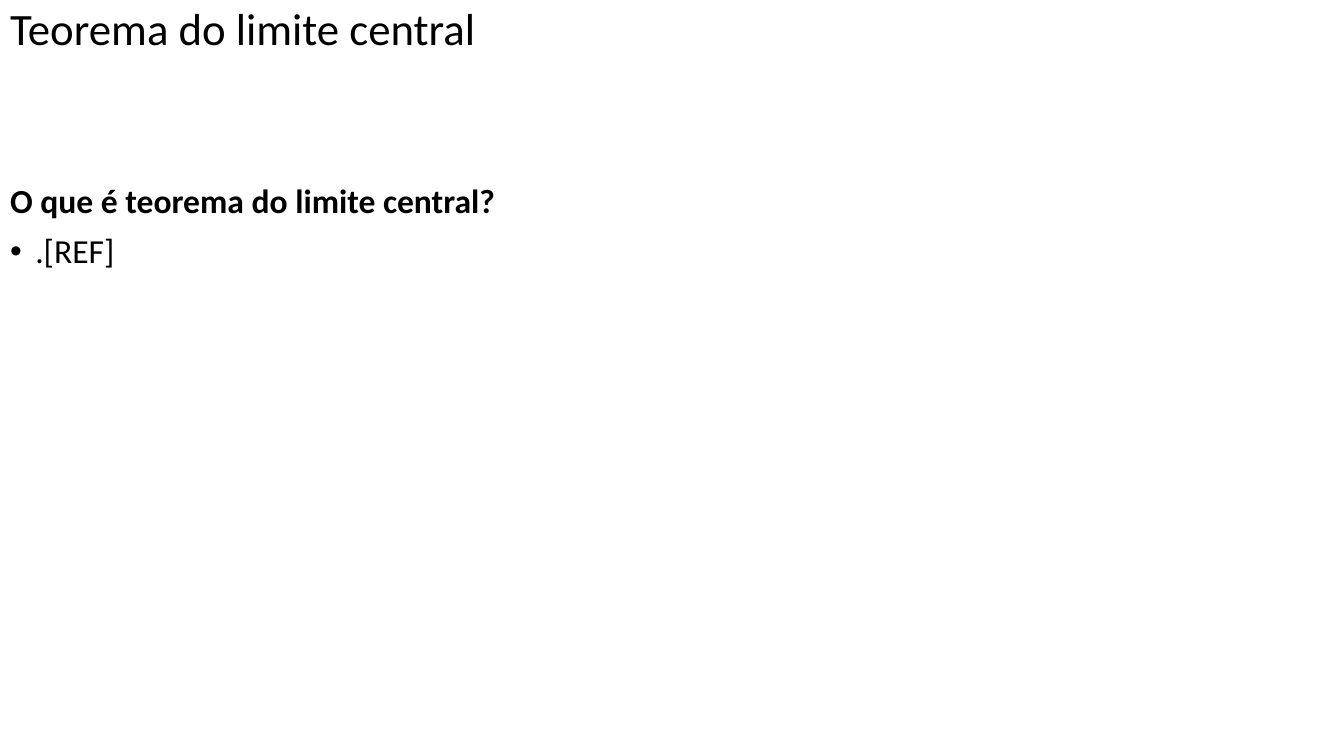
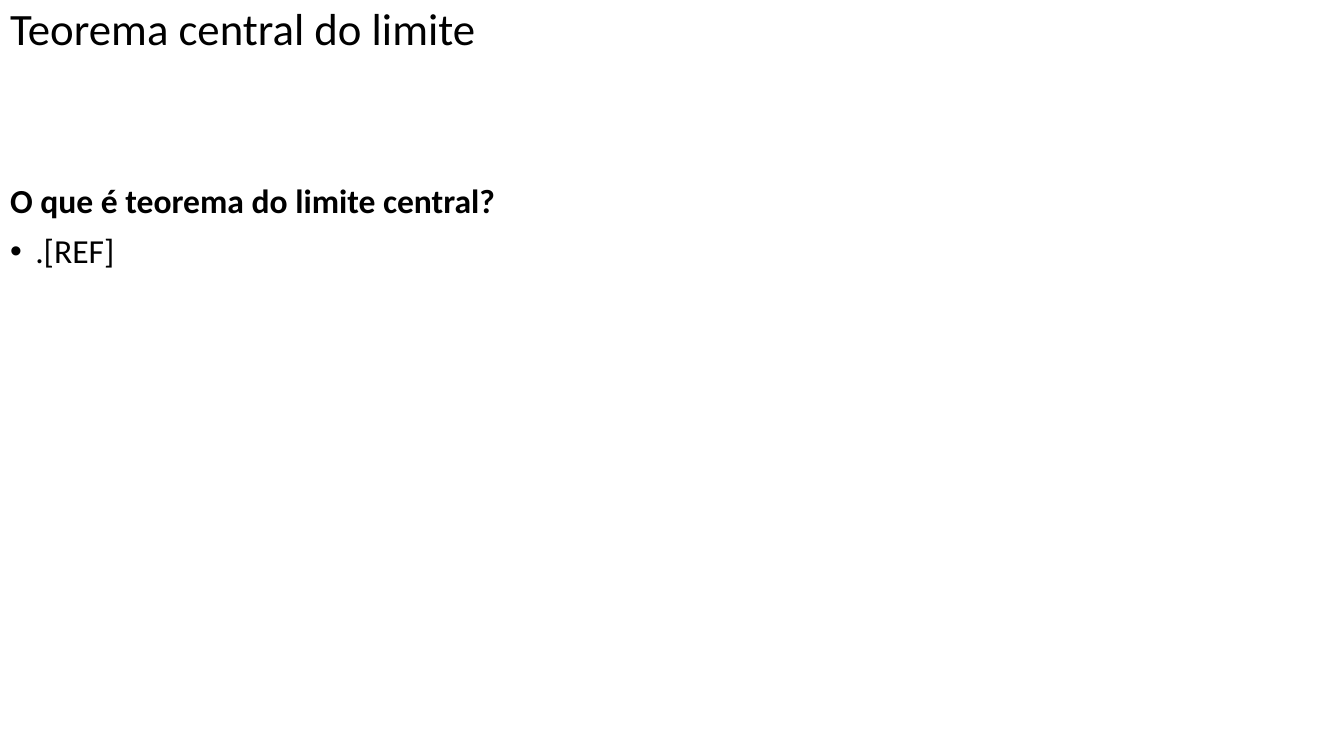
Before and after one commit to FerreiraAS/Ciencia-com-R, a slide deck: slide 35 of Ciência-com-R.pptx (slide 34 before the commit). Drawn at 1344x756 pixels with LibreOffice and Linux fonts; fonts in the diff are those of the drawing. Boxes give left, top, right and bottom in pixels: in the first picture for what was removed or moved away, otherwise in the second. Text is boxed around its words. In the diff, an @@ line names an element or a change of style, - is before the commit and + after.

```diff
--- a/Ciência-com-R.pptx
+++ b/Ciência-com-R.pptx
@@ title at (x1=10, y1=14, x2=475, y2=46): text changed @@
-Teorema do limite central
+Teorema central do limite
```
Also in this commit, not shown: 1 other slide changed, 3 slides added, 1 slide removed, 47 other files.
